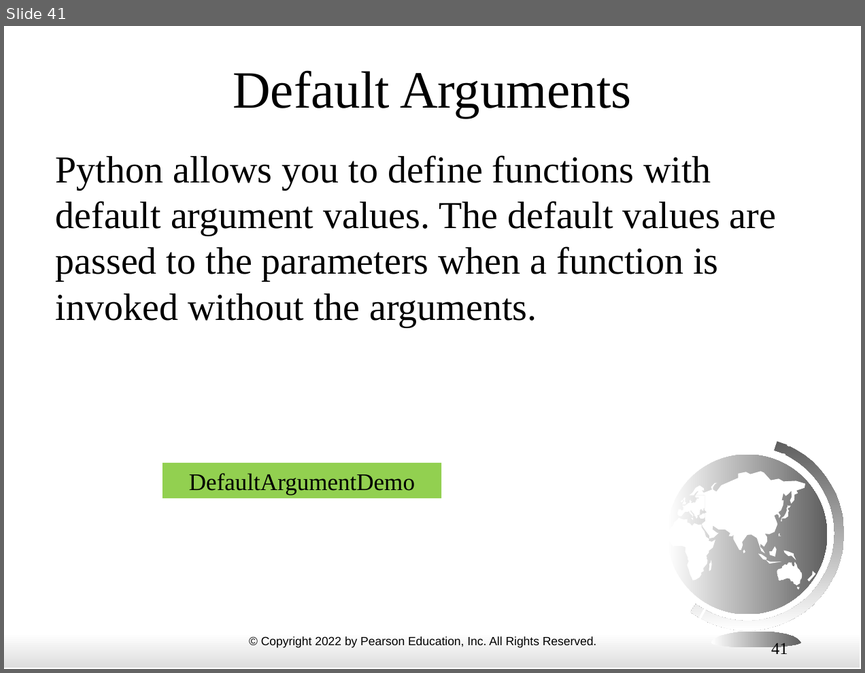
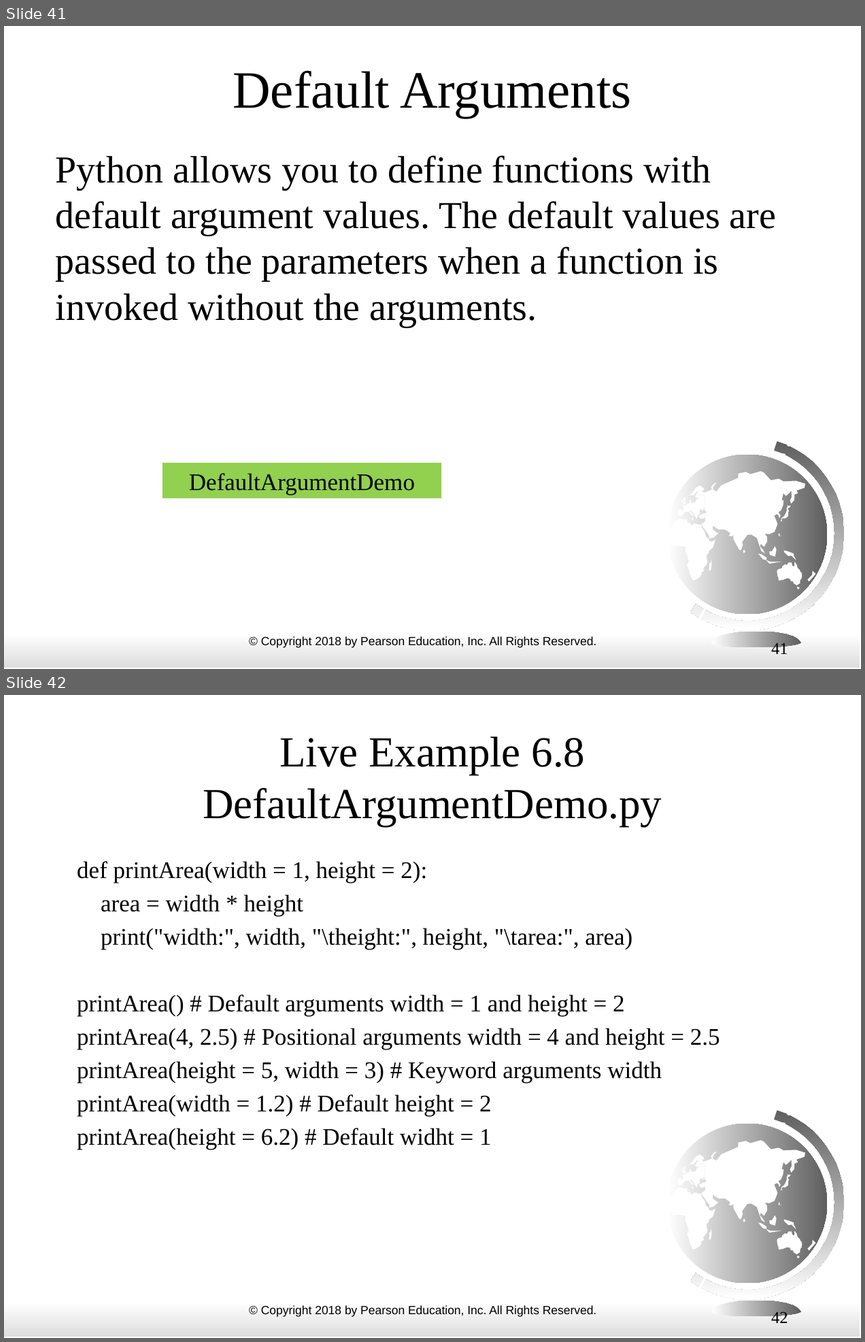
Before and after one commit to alp1991/ECE3_FALL24, a slide deck: ppt_slides/06 functions.pptx. Shown one above the other, each under a label of ours: slide 41 before the commit, slides 41 and 42 after it. The pictures are 865x673 and 865x1342 pixels, drawn with LibreOffice and Linux fonts; fonts in the diff are those of the drawing. Boxes give left, top, right and bottom in pixels: in the first picture for what was removed or moved away, otherwise in the second. Text is boxed around its words. In the diff, an @@ line names an element or a change of style, - is before the commit and + after.

```diff
--- a/ppt_slides/06 functions.pptx
+++ b/ppt_slides/06 functions.pptx
@@ slide 42 added at bbox=[4, 695, 861, 1338], background #FFFFFF; not listed: 26 template elements that a slide beside it also shows @@
@@ title added at bbox=[203, 736, 662, 826], 36 pt, text #000000 @@
+Live Example 6.8 DefaultArgumentDemo.py
@@ text added at bbox=[77, 861, 720, 1150], 20 pt, text #000000 @@
+def printArea(width = 1, height = 2):
+area = width * height
+print("width:", width, "\theight:", height, "\tarea:", area)
+printArea() # Default arguments width = 1 and height = 2
+printArea(4, 2.5) # Positional arguments width = 4 and height = 2.5
+printArea(height = 5, width = 3) # Keyword arguments width
+printArea(width = 1.2) # Default height = 2
+printArea(height = 6.2) # Default widht = 1
@@ page number added at bbox=[771, 1311, 788, 1326], 14 pt, text #000000 @@
+42
@@ slide 41 changed as well @@
@@ text at bbox=[261, 636, 597, 648]: text changed @@
-© Copyright 2022 by Pearson Education, Inc. All Rights Reserved.
+© Copyright 2018 by Pearson Education, Inc. All Rights Reserved.
```
Also in this commit, not shown: 55 other slides changed, 11 other slides added.
